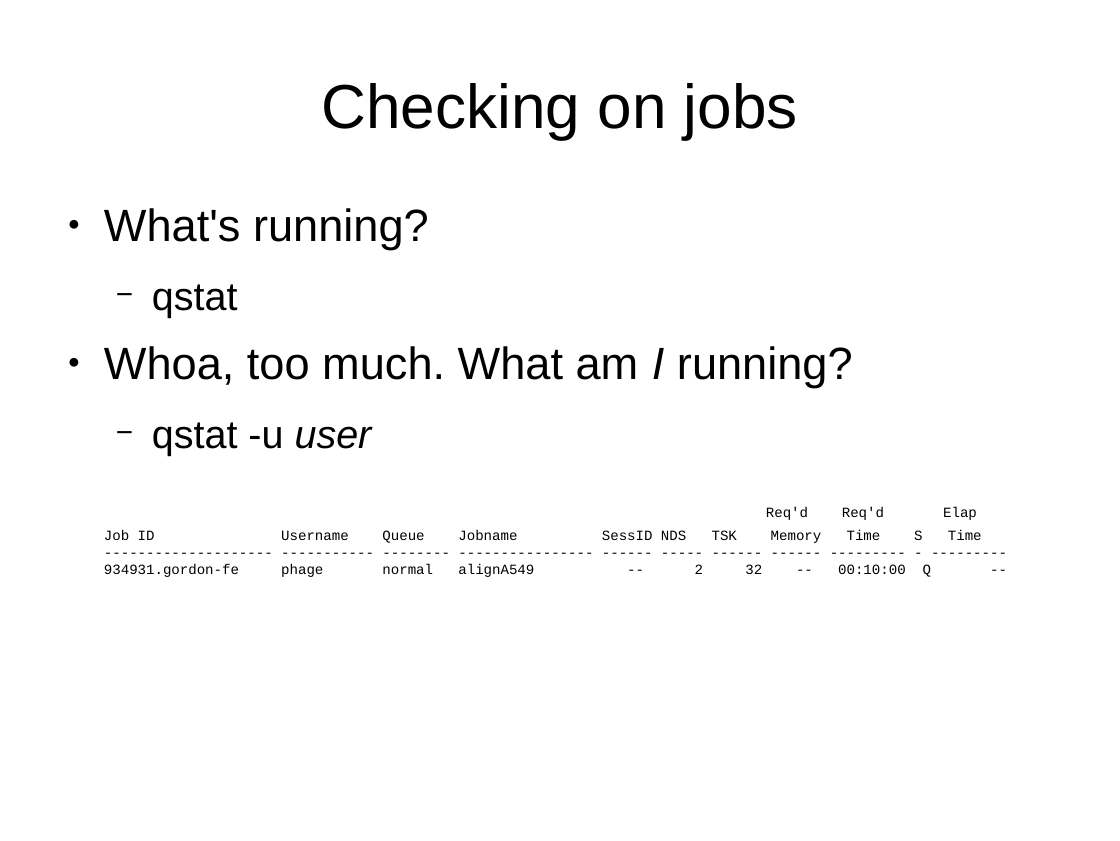
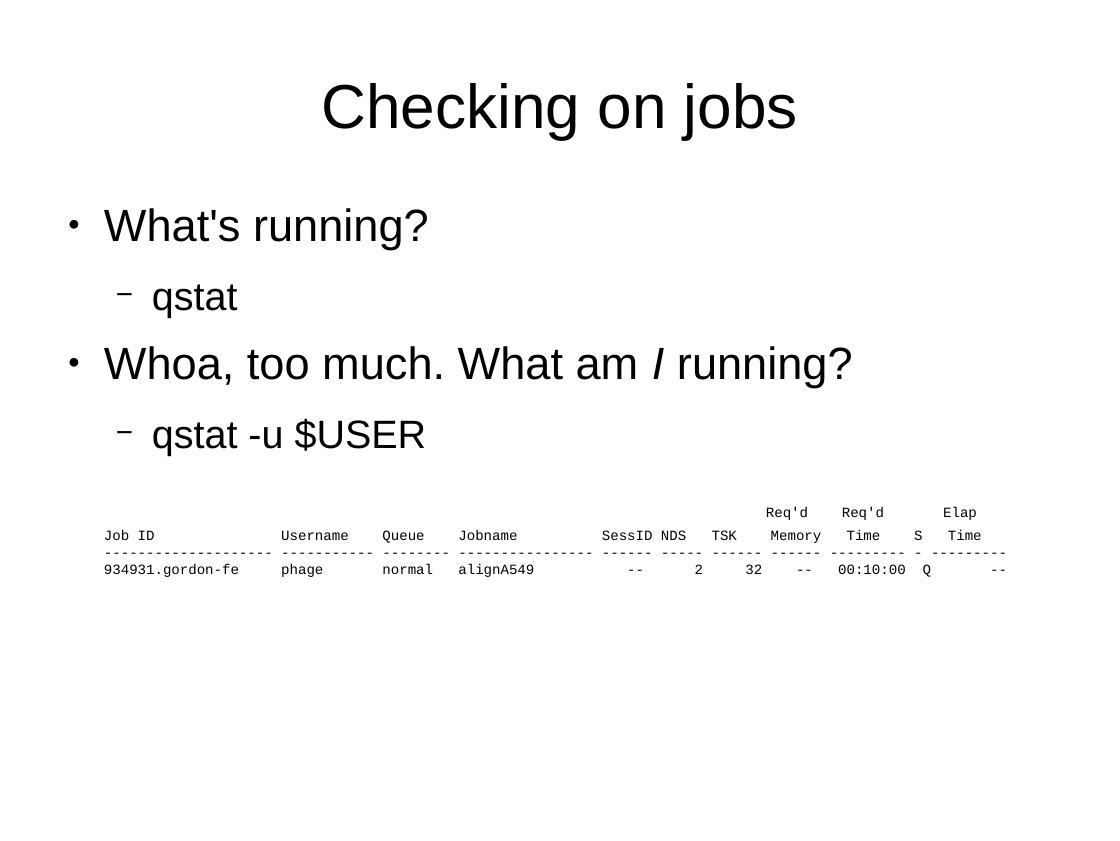
Before and after one commit to karmel/biosys-bootcamp, a slide deck: slide 13 of Lectures/Gordon.odp. Drawn at 1120x841 pixels with LibreOffice and Linux fonts; fonts in the diff are those of the drawing. Boxes give left, top, right and bottom in pixels: in the first picture for what was removed or moved away, otherwise in the second. Text is boxed around its words. In the diff, an @@ line names an element or a change of style, - is before the commit and + after.

```diff
--- a/Lectures/Gordon.odp
+++ b/Lectures/Gordon.odp
@@ text at (152,418,427,456): text changed @@
-  − qstat -u user
+  − qstat -u $USER
```
Also in this commit, not shown: 5 other slides changed.
